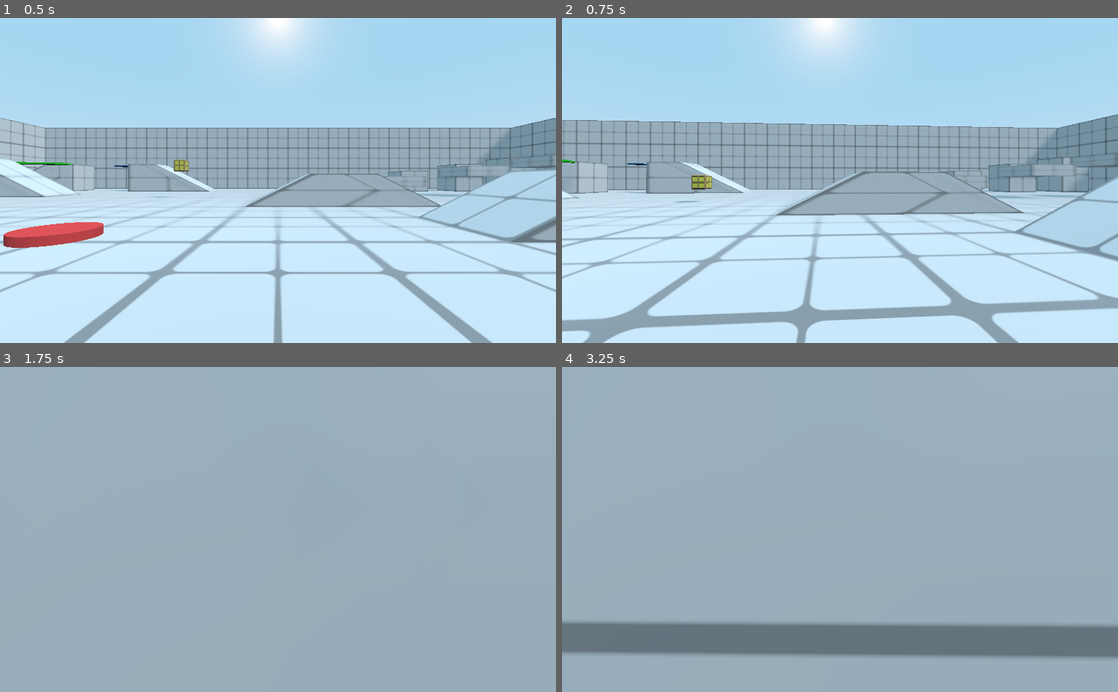
Above: before the commit, frames 1-4 (two rows, left to right).
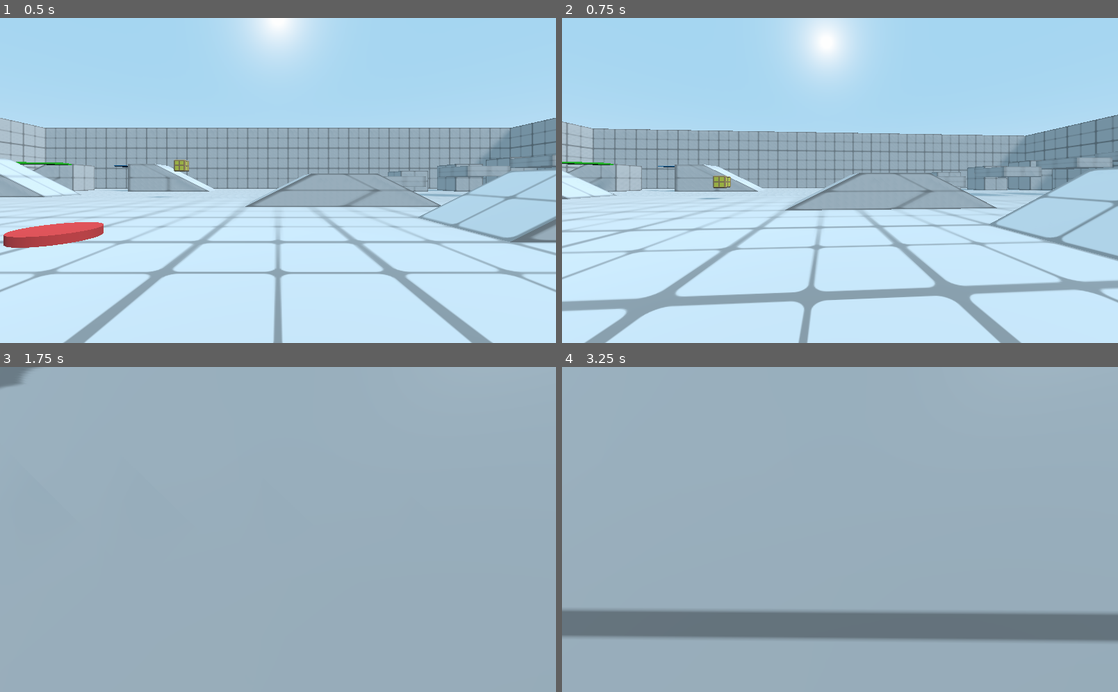
Above: after the commit, the same moments.

Repository: babypandabear3/bpb_fps_controller
Game: Godot game, scene res://demo/demo_scene.tscn
Two runs of this game, one before a commit and one after it. Both use one fixed random seed, a clock stepped at 60 frames per second and the inputs below.
Inputs (mouse positions are in pixels of both pictures, inside the frame that each line leads up to):
- Up to frame 1 (0.5 s): no input
- Up to frame 2 (0.75 s): move the mouse to (867, 180) at 0.52 s; hold W (movement_forward) from 0.53 s (still down); right-click (867, 180) at 0.6 s
- Up to frame 3 (1.75 s): keep holding W (movement_forward); tap Space (movement_jump) at 0.77, 1.52 s; move the mouse to (250, 529) at 1.27 s; tap F (action_activate) at 1.35 s; right-click (250, 529) at 1.55 s
- Up to frame 4 (3.25 s): keep holding W (movement_forward); move the mouse to (851, 523) at 2.02 s; tap C (action_crouch_toggle) at 2.1 s; right-click (851, 523) at 2.3 s; move the mouse to (834, 536) at 2.77 s; click (834, 536) at 2.85 s; tap Space (movement_jump) at 3.02 s; right-click (834, 536) at 3.05 s

Frame 1 is identical in both runs. In frame 2, 20% of the frame differs, in the area x 0-100%, y 0-100%; in frame 3, 0.3%; in frame 4, 9.4%.

Commit message:
- add tween fov for Camera_addon

Diff:
--- a/player_controller/Camera_addon.gd
+++ b/player_controller/Camera_addon.gd
@@ -7,6 +7,7 @@
 export (bool) var feat_lean = true
 export (bool) var feat_lean_on_wallrun = true
 export (bool) var feat_crouch_crawl = true
+export (float) var fov_default = 70
 export (float) var head_bob_h = 0.0
 export (float) var head_bob_v = 0.024
 export (float) var head_bob_rotation = 0.00
@@ -54,9 +55,12 @@
 onready var camera = $bob_pivot/lean_pivot/rotation_helper_point/camera_root/Camera
 onready var ray_lean = $bob_pivot/ray_lean
 
+onready var tween_fov = $Tween_fov
+
 # Called when the node enters the scene tree for the first time.
 func _ready():
 	camera.current = true
+	camera.fov = fov_default
 	noise = OpenSimplexNoise.new()
 	set_as_toplevel(true)
 	target = get_node_or_null(follow_target)
@@ -186,3 +190,11 @@
 
 func get_camera_root():
 	return camera_root
+
+func tween_fov_to(p_fov, p_tween_speed):
+	tween_fov.interpolate_property(camera, "fov", fov_default, p_fov, p_tween_speed, Tween.TRANS_LINEAR, Tween.EASE_IN_OUT)
+	tween_fov.start()
+
+func tween_fov_to_default(p_fov, p_tween_speed):
+	tween_fov.interpolate_property(camera, "fov", p_fov, fov_default, p_tween_speed, Tween.TRANS_LINEAR, Tween.EASE_IN_OUT)
+	tween_fov.start()
--- a/player_controller/Camera_addon.tscn
+++ b/player_controller/Camera_addon.tscn
@@ -35,3 +35,5 @@
 transform = Transform( 1, 0, 0, 0, 1, 0, 0, 0, 1, -0.1, 0, -0.3 )
 enabled = true
 cast_to = Vector3( 0, 0.4, 0 )
+
+[node name="Tween_fov" type="Tween" parent="."]
--- a/player_controller/GameLogic_addon.gd
+++ b/player_controller/GameLogic_addon.gd
@@ -105,7 +105,8 @@
 func try_action_m1_just_pressed():
 	blink_marker.show()
 	blink_marker_update = true
-
+	if target_camera:
+		target_camera.tween_fov_to(80, 0.1)
 
 func try_action_m1_just_released():
 	blink_marker.hide()
@@ -116,3 +117,5 @@
 		blink_dist = ray_blink.global_transform.origin.distance_to(ray_blink.get_collision_point()) - 0.4
 	var blink_target = ray_blink.global_transform.origin + (-ray_blink.global_transform.basis.z * blink_dist)
 	target_body.execute_pulled(blink_target, -ray_blink.global_transform.basis.z, 46, 1)
+	if target_camera:
+		target_camera.tween_fov_to_default(80, 0.5)
